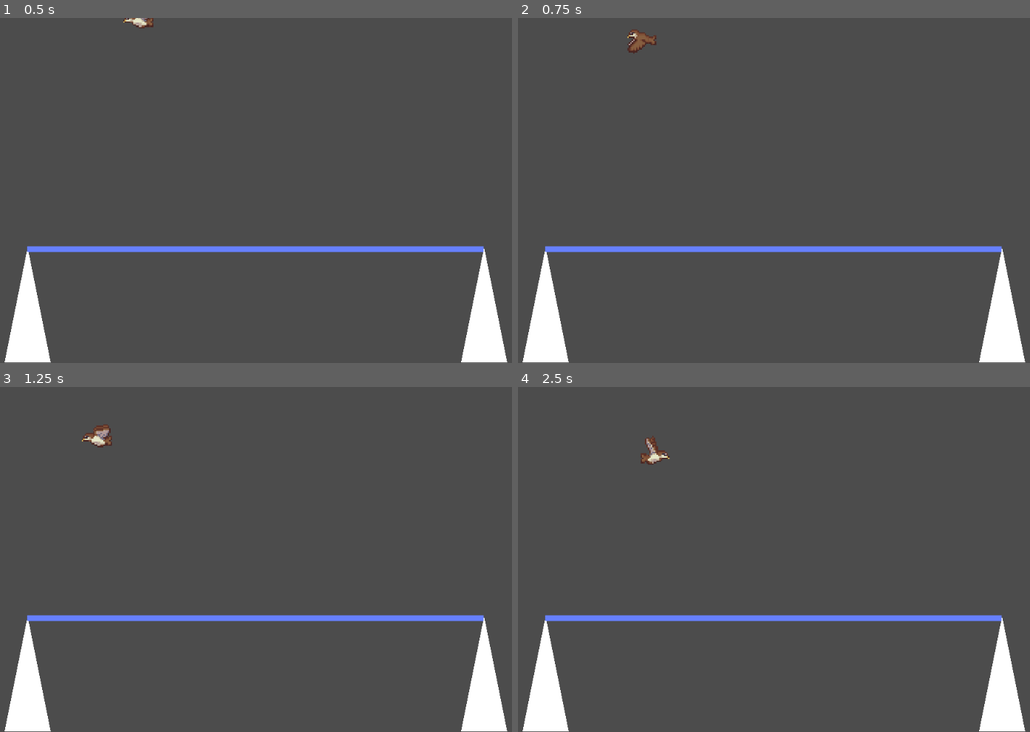
Above: before the commit, frames 1-4 (two rows, left to right).
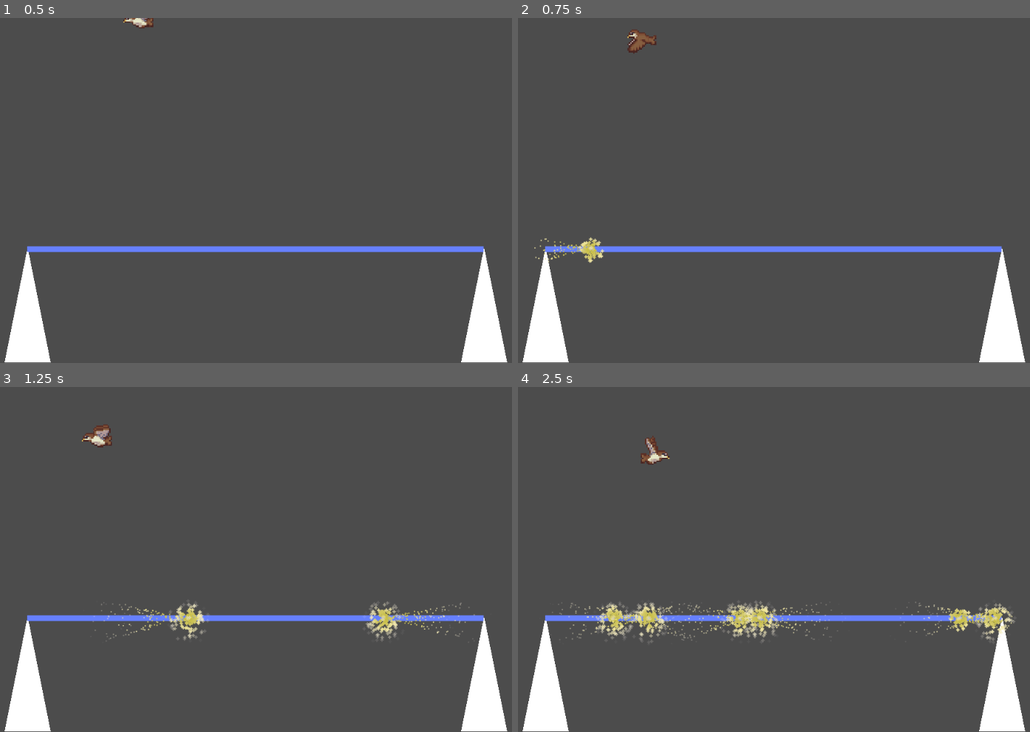
Above: after the commit, the same moments.

Repository: gioele-santi/Birds-on-a-wire
Game: Godot game, scene res://Game.tscn
The game is run twice, just before and just after one commit, with the same random seed, the same clock (stepped at 60 frames per second) and the same inputs. The project has no main scene, so this scene is started directly.
Inputs:
- Up to frame 1 (0.5 s): no input
- Up to frame 2 (0.75 s): hold Q (button_1) from 0.53 s (still down)
- Up to frame 3 (1.25 s): keep holding Q (button_1); tap W (button_2) at 0.8 s
- Up to frame 4 (2.5 s): release Q (button_1) at 1.28 s; tap W (button_2) at 1.35, 2.3 s; tap Q (button_1) at 1.55 s; hold Q (button_1) from 2.03 s (still down)

Frame 1 is identical in both runs. In frame 2, 0.3% of the frame differs, in the area x 3-17%, y 63-71%; in frame 3, 0.9%; in frame 4, 2.4%, in the area x 6-98%, y 61-75%.

Commit message:
Shot spark
Added also particles. Probably will be replaced by sprite animation.

Diff:
--- a/Game.gd
+++ b/Game.gd
@@ -2,6 +2,7 @@
 
 onready var spawn_timer := $Spawn_timer
 export (PackedScene) var Bird_scene
+export (PackedScene) var Spark_scene
 export (int) var level := 1
 
 func _ready() -> void:
@@ -20,10 +21,17 @@
 
 func _unhandled_input(event: InputEvent) -> void:
 	if event.is_action_pressed("button_1"):
-		print("button_1")
+		shot_spark(1)
 	elif event.is_action_pressed("button_2"):
-		print("button_2")
+		shot_spark(-1)
 
+func shot_spark(direction: int) -> void:
+	var start_position := Vector2(120.0, 402.0)
+	if direction < 0:
+		start_position.x = 912.0
+	var new_spark : Spark = Spark_scene.instance()
+	$Sparks.add_child(new_spark)
+	new_spark.initialize(start_position, direction)
 
 func _on_Spawn_timer_timeout() -> void:
 	spawn_bird()
--- a/Game.tscn
+++ b/Game.tscn
@@ -1,11 +1,13 @@
-[gd_scene load_steps=3 format=2]
+[gd_scene load_steps=4 format=2]
 
 [ext_resource path="res://Bird.tscn" type="PackedScene" id=1]
 [ext_resource path="res://Game.gd" type="Script" id=2]
+[ext_resource path="res://Spark.tscn" type="PackedScene" id=3]
 
 [node name="Game" type="Node"]
 script = ExtResource( 2 )
 Bird_scene = ExtResource( 1 )
+Spark_scene = ExtResource( 3 )
 
 [node name="AntennaA" type="Polygon2D" parent="."]
 position = Vector2( 121, 399 )
@@ -22,4 +24,6 @@
 one_shot = true
 
 [node name="Birds" type="Node" parent="."]
+
+[node name="Sparks" type="Node" parent="."]
 [connection signal="timeout" from="Spawn_timer" to="." method="_on_Spawn_timer_timeout"]
--- a/Spark.gd
+++ b/Spark.gd
@@ -3,17 +3,20 @@
 
 signal Explosion(position)
 
-var direction := 1 #or -1 according to pressed button
-export (float) var speed = 200.0
+var direction := Vector2.ZERO #or -1 according to pressed button
+export (float) var speed = 400.0
 
 func _ready() -> void:
 	pass # Replace with function body.
 
-func initialize(start_position) -> void:
+func initialize(start_position: Vector2, verse: int) -> void:
 	position = start_position
+	direction = Vector2(verse, 0)
 
 func _process(delta: float) -> void:
 	position += direction * speed * delta
+	if position.x < 120.0 or position.x > 912.0:
+		queue_free()
 
 
 func _on_Spark_area_entered(area: Area2D) -> void:
--- a/Spark.tscn
+++ b/Spark.tscn
@@ -1,16 +1,60 @@
-[gd_scene load_steps=3 format=2]
+[gd_scene load_steps=6 format=2]
 
 [ext_resource path="res://Spark.gd" type="Script" id=1]
+[ext_resource path="res://particles.png" type="Texture" id=2]
 
 [sub_resource type="CircleShape2D" id=1]
+
+[sub_resource type="CanvasItemMaterial" id=2]
+particles_animation = true
+particles_anim_h_frames = 4
+particles_anim_v_frames = 4
+particles_anim_loop = false
+
+[sub_resource type="Gradient" id=3]
+offsets = PoolRealArray( 0.0198676, 0.0728477, 0.350993, 0.430464, 0.940397 )
+colors = PoolColorArray( 1, 1, 1, 0, 0.788486, 0.770063, 0.271042, 1, 0.832799, 0.818236, 0.423762, 1, 0.947803, 0.936202, 0.621995, 1, 0.992157, 0.992157, 0.976471, 0 )
 
 [node name="Spark" type="Area2D" groups=[
 "Sparks",
 ]]
 script = ExtResource( 1 )
+__meta__ = {
+"_edit_group_": true
+}
 
 [node name="CollisionShape2D" type="CollisionShape2D" parent="."]
 shape = SubResource( 1 )
 
-[node name="CPUParticles2D" type="CPUParticles2D" parent="."]
+[node name="Trail" type="CPUParticles2D" parent="."]
+material = SubResource( 2 )
+amount = 150
+lifetime = 0.4
+local_coords = false
+draw_order = 1
+texture = ExtResource( 2 )
+emission_shape = 1
+emission_sphere_radius = 1.0
+direction = Vector2( 0, -1 )
+spread = 180.0
+initial_velocity = 96.77
+initial_velocity_random = 0.13
+linear_accel = 23.66
+color_ramp = SubResource( 3 )
+
+[node name="CPUParticles2D2" type="CPUParticles2D" parent="."]
+material = SubResource( 2 )
+amount = 150
+lifetime = 0.4
+draw_order = 1
+texture = ExtResource( 2 )
+emission_shape = 1
+emission_sphere_radius = 1.0
+direction = Vector2( 0, -1 )
+spread = 180.0
+initial_velocity = 96.77
+initial_velocity_random = 0.13
+linear_accel = 23.66
+color_ramp = SubResource( 3 )
+anim_offset = 0.1
 [connection signal="area_entered" from="." to="." method="_on_Spark_area_entered"]
Binary file added: particles.png
Not shown, added: particles.png.import
